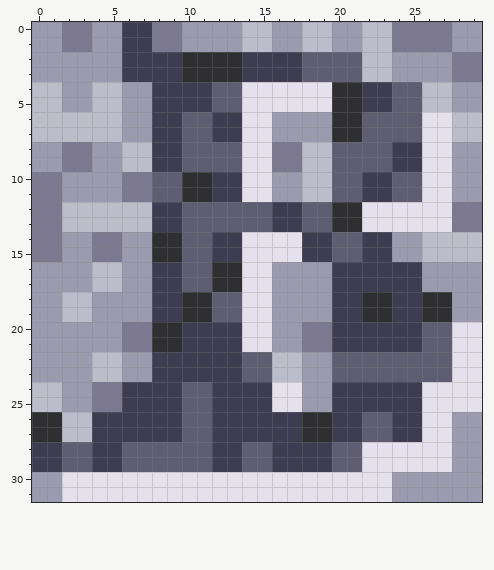
Pixel-art sprite: qfg4-capital-B.png. The first picture shows the starting point.
The file is 30x32 pixels. Colours within 5 levels of each other are drawn and written as one.
And afterwards:
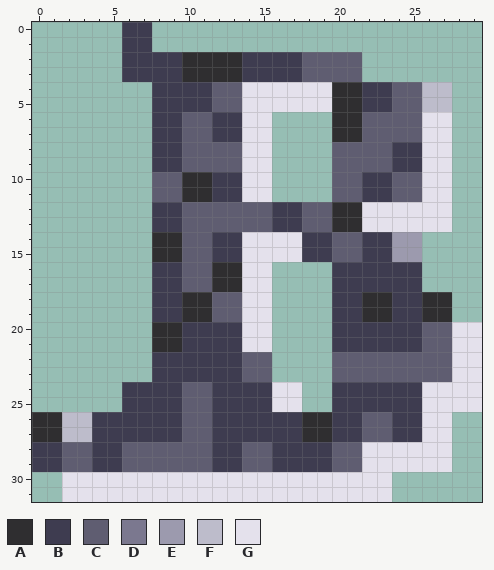
Palette (. is transparent): A #2f2e30  B #3e3c50  C #5f5d71  D #7b788f  E #9c9aae  F #bdbccb  G #e4e1ec
Commit: Improve remaining QfG4 letter images Improve the images for the remaining initial capital letters from QfG4.
Edits made:
@@ x 0..29 @@
- 0 EEDDEEBBDDEEEEFFEEFFEEFFDDDDEE
- 1 EEDDEEBBDDEEEEFFEEFFEEFFDDDDEE
- 2 EEEEEEBBBBAAAABBBBCCCCFFEEEEDD
- 3 EEEEEEBBBBAAAABBBBCCCCFFEEEEDD
- 4 FFEEFFEEBBBBCCGGGGGGAABBCCFFEE
- 5 FFEEFFEEBBBBCCGGGGGGAABBCCFFEE
- 6 FFFFFFEEBBCCBBGGEEEEAACCCCGGFF
- 7 FFFFFFEEBBCCBBGGEEEEAACCCCGGFF
- 8 EEDDEEFFBBCCCCGGDDFFCCCCBBGGEE
- 9 EEDDEEFFBBCCCCGGDDFFCCCCBBGGEE
-10 DDEEEEDDCCAABBGGEEFFCCBBCCGGEE
-11 DDEEEEDDCCAABBGGEEFFCCBBCCGGEE
-12 DDFFFFFFBBCCCCCCBBCCAAGGGGGGDD
-13 DDFFFFFFBBCCCCCCBBCCAAGGGGGGDD
-14 DDEEDDEEAACCBBGGGGBBCCBBEEFFFF
-15 DDEEDDEEAACCBBGGGGBBCCBBEEFFFF
-16 EEEEFFEEBBCCAAGGEEEEBBBBBBEEEE
-17 EEEEFFEEBBCCAAGGEEEEBBBBBBEEEE
-18 EEFFEEEEBBAACCGGEEEEBBAABBAAEE
-19 EEFFEEEEBBAACCGGEEEEBBAABBAAEE
-20 EEEEEEDDAABBBBGGEEDDBBBBBBCCGG
-21 EEEEEEDDAABBBBGGEEDDBBBBBBCCGG
-22 EEEEFFEEBBBBBBCCFFEECCCCCCCCGG
-23 EEEEFFEEBBBBBBCCFFEECCCCCCCCGG
-24 FFEEDDBBBBCCBBBBGGEEBBBBBBGGGG
-25 FFEEDDBBBBCCBBBBGGEEBBBBBBGGGG
-26 AAFFBBBBBBCCBBBBBBAABBCCBBGGEE
-27 AAFFBBBBBBCCBBBBBBAABBCCBBGGEE
-28 BBCCBBCCCCCCBBCCBBBBCCGGGGGGEE
-29 BBCCBBCCCCCCBBCCBBBBCCGGGGGGEE
-30 EEGGGGGGGGGGGGGGGGGGGGGGEEEEEE
-31 EEGGGGGGGGGGGGGGGGGGGGGGEEEEEE
+ 0 ......BB......................
+ 1 ......BB......................
+ 2 ......BBBBAAAABBBBCCCC........
+ 3 ......BBBBAAAABBBBCCCC........
+ 4 ........BBBBCCGGGGGGAABBCCFF..
+ 5 ........BBBBCCGGGGGGAABBCCFF..
+ 6 ........BBCCBBGG....AACCCCGG..
+ 7 ........BBCCBBGG....AACCCCGG..
+ 8 ........BBCCCCGG....CCCCBBGG..
+ 9 ........BBCCCCGG....CCCCBBGG..
+10 ........CCAABBGG....CCBBCCGG..
+11 ........CCAABBGG....CCBBCCGG..
+12 ........BBCCCCCCBBCCAAGGGGGG..
+13 ........BBCCCCCCBBCCAAGGGGGG..
+14 ........AACCBBGGGGBBCCBBEE....
+15 ........AACCBBGGGGBBCCBBEE....
+16 ........BBCCAAGG....BBBBBB....
+17 ........BBCCAAGG....BBBBBB....
+18 ........BBAACCGG....BBAABBAA..
+19 ........BBAACCGG....BBAABBAA..
+20 ........AABBBBGG....BBBBBBCCGG
+21 ........AABBBBGG....BBBBBBCCGG
+22 ........BBBBBBCC....CCCCCCCCGG
+23 ........BBBBBBCC....CCCCCCCCGG
+24 ......BBBBCCBBBBGG..BBBBBBGGGG
+25 ......BBBBCCBBBBGG..BBBBBBGGGG
+26 AAFFBBBBBBCCBBBBBBAABBCCBBGG..
+27 AAFFBBBBBBCCBBBBBBAABBCCBBGG..
+28 BBCCBBCCCCCCBBCCBBBBCCGGGGGG..
+29 BBCCBBCCCCCCBBCCBBBBCCGGGGGG..
+30 ..GGGGGGGGGGGGGGGGGGGGGG......
+31 ..GGGGGGGGGGGGGGGGGGGGGG......
